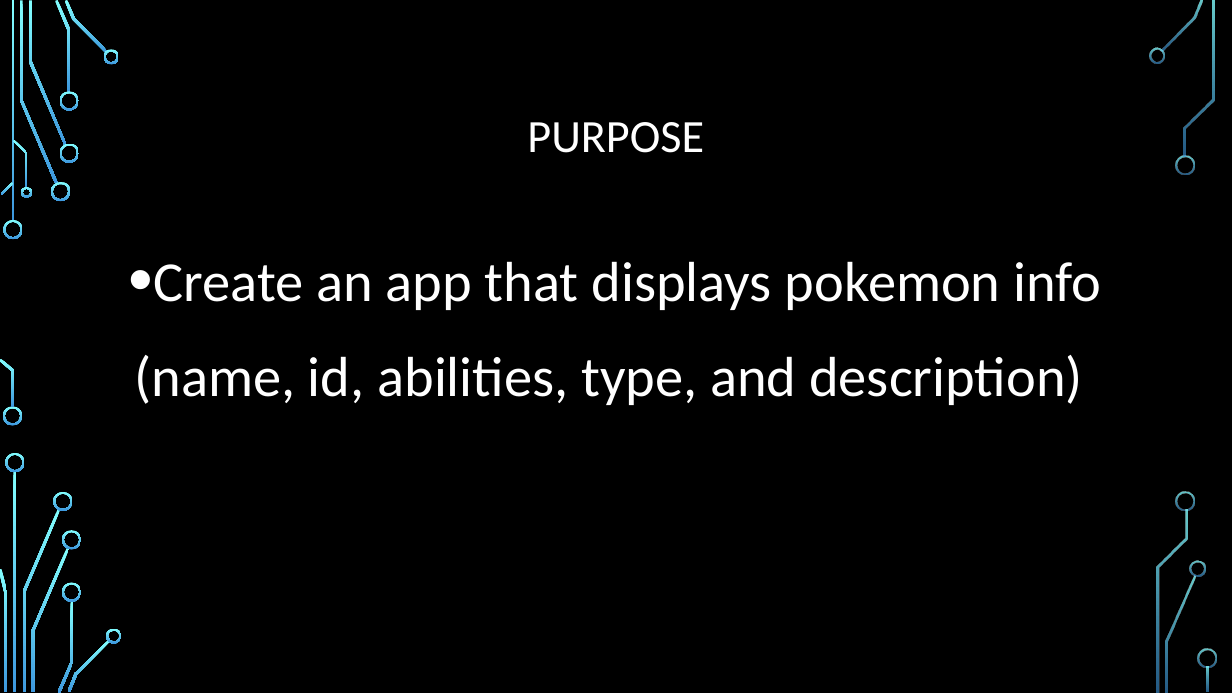
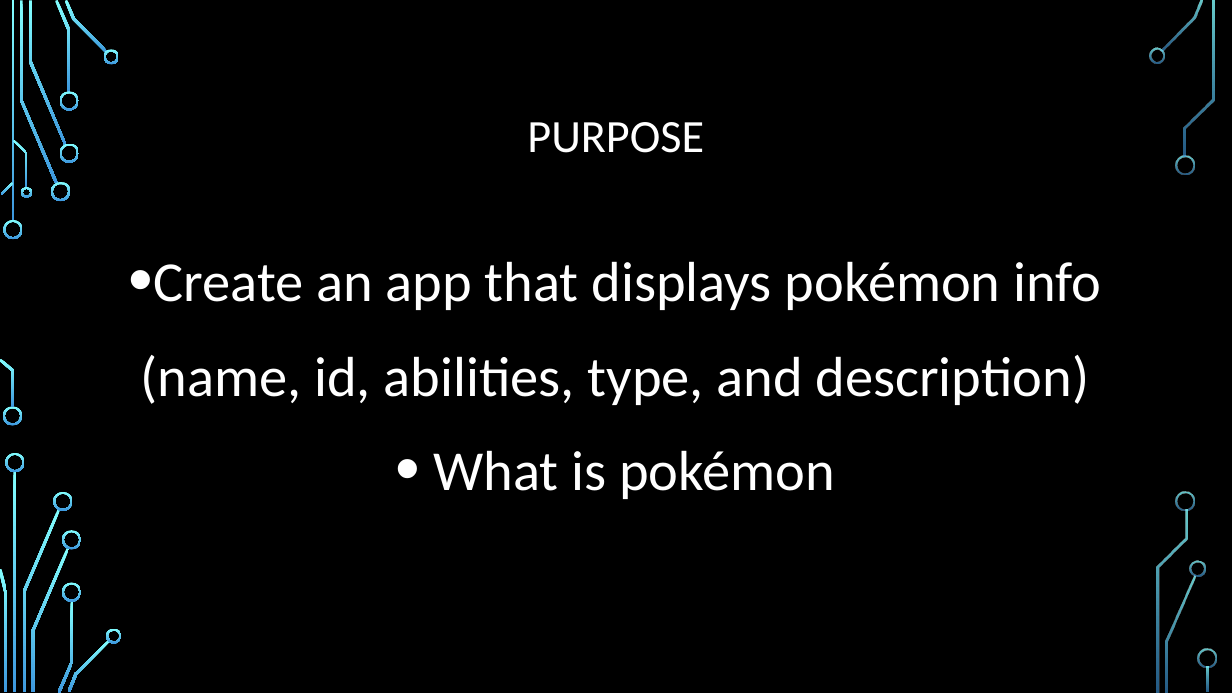
Before and after one commit to keithgodfrey55/capstone-project, a slide deck: slide 2 of capstoneProjectPresentation.pptx. Drawn at 1232x693 pixels with LibreOffice and Linux fonts; fonts in the diff are those of the drawing; background and template pictures are left out. Boxes give left, top, right and bottom in pixels: in the first picture for what was removed or moved away, otherwise in the second. Text is boxed around its words. In the diff, an @@ line names an element or a change of style, - is before the commit and + after.

Commit message:
presentation updates

```diff
--- a/capstoneProjectPresentation.pptx
+++ b/capstoneProjectPresentation.pptx
@@ text at (x1=154, y1=261, x2=1101, y2=310): text changed @@
-• Create an app that displays pokemon info
+• Create an app that displays pokémon info
@@ text at (x1=433, y1=450, x2=835, y2=499): paragraph added @@
+• What is pokémon
```
Also in this commit, not shown: 1 other slide changed.
